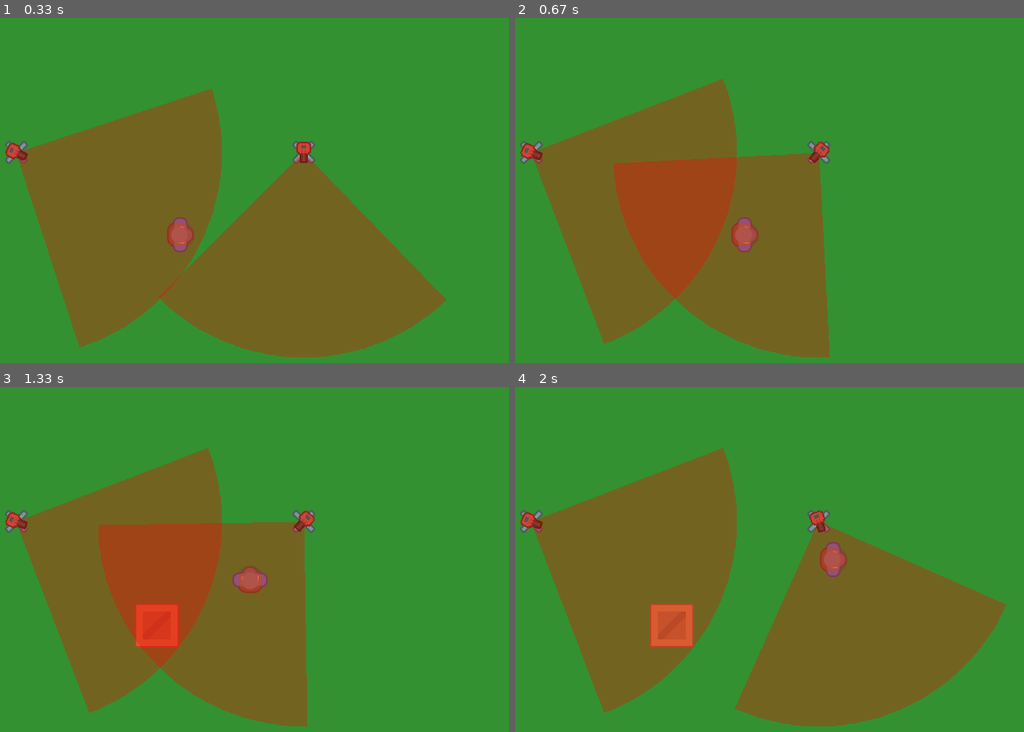
Above: before the commit, frames 1-4 (two rows, left to right).
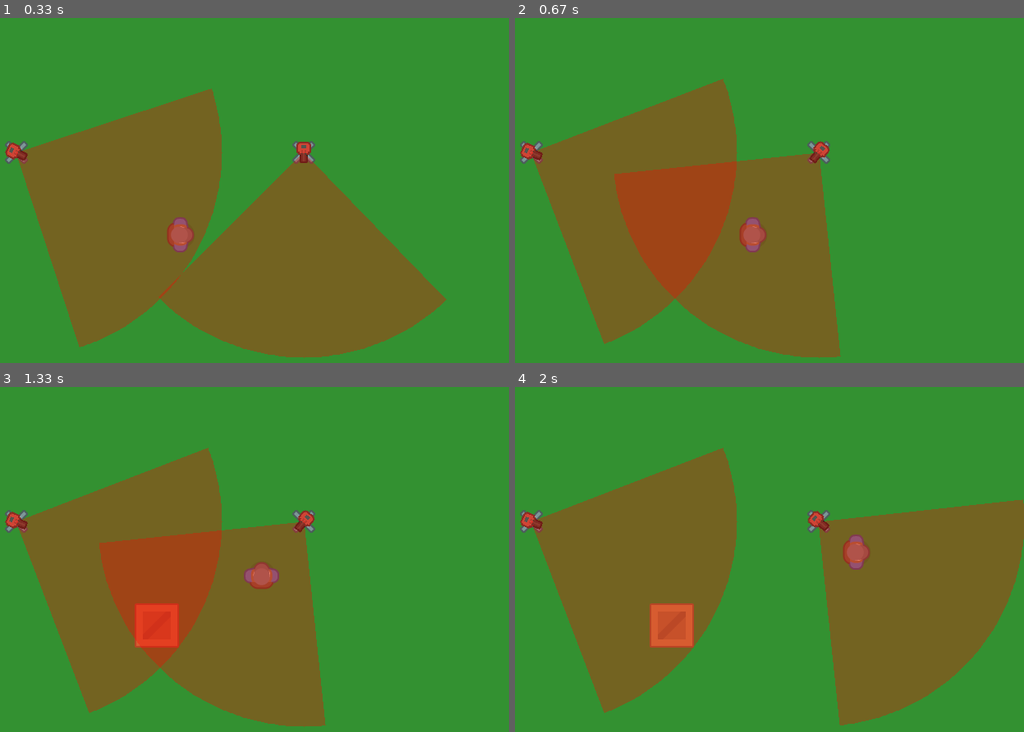
Above: after the commit, the same moments.

Repository: osbe21/line-of-sight-pygame
Game: pygame game, started from finished.py
The game is run twice, just before and just after one commit, with the same random seed, the same clock (stepped at 60 frames per second) and the same inputs.
Inputs (mouse positions are in pixels of both pictures, inside the frame that each line leads up to):
- Up to frame 1 (0.33 s): no input
- Up to frame 2 (0.67 s): hold D from 0.33 s (still down)
- Up to frame 3 (1.33 s): release D at 0.8 s; click (157, 625) at 0.88 s; hold W from 1.17 s (still down)
- Up to frame 4 (2 s): release W at 1.47 s; hold D 1.5-1.97 s

Frame 1 is identical in both runs. In frame 2, 1.7% of the frame differs, in the area x 1-65%, y 35-99%; in frame 3, 2.6%; in frame 4, 13%, in the area x 1-100%, y 32-99%.

Commit message:
Changed to use player_pos instead of player_rect

Diff:
--- a/finished.py
+++ b/finished.py
@@ -12,8 +12,8 @@
         self.stand = pg.image.load("sprites/turret_stand.png")
         self.gun = pg.image.load("sprites/turret.png")
 
-    def can_detect_player(self, player_rect, obstacles):
-        to_player = pg.Vector2(player_rect.center) - self.position
+    def can_detect_player(self, player_pos, obstacles):
+        to_player = player_pos - self.position
 
         # Too far away?
         if to_player.length() > self.max_distance:
@@ -33,15 +33,15 @@
 
         # Check if any obstacle blocks the view
         for _, rect in obstacles:
-            if rect.clipline(self.position, player_rect.center):
+            if rect.clipline(self.position, player_pos):
                 return False
 
         return True
 
-    def update_rotation(self):
-        if self.can_detect_player(player_rect, obstacles):
+    def update_rotation(self, player_pos, obstacles):
+        if self.can_detect_player(player_pos, obstacles):
             # Calculate angle from turret to player
-            direction = pg.Vector2(player_rect.center) - self.position
+            direction = player_pos - self.position
             self.angle = -degrees(atan2(direction.y, direction.x))
 
     def draw(self, screen):
@@ -72,7 +72,7 @@
 FPS = 60
 
 player = pg.image.load("sprites/player.png")
-player_rect = player.get_rect(center=(WIDTH // 2, HEIGHT // 2))
+player_pos = pg.Vector2(WIDTH // 2, HEIGHT // 2)
 player_rotation = 0
 
 obstacles = []
@@ -85,7 +85,7 @@
     rect = image.get_rect(center=pos)
     obstacles.append((image, rect))
 
-def update_player():
+def get_player_position_and_rotation():
     speed = 3.5
 
     keys = pg.key.get_pressed()
@@ -93,11 +93,11 @@
     direction = pg.Vector2(keys[pg.K_d] - keys[pg.K_a], keys[pg.K_s] - keys[pg.K_w])
 
     if direction.length() > 0:
-        player_rect.move_ip(direction.normalize() * speed)
+        player_pos + direction.normalize() * speed
 
-        return -degrees(atan2(direction.y, direction.x))
+        return (player_pos + direction.normalize() * speed, -degrees(atan2(direction.y, direction.x)))
 
-    return player_rotation
+    return (player_pos, player_rotation)
 
 
 running = True
@@ -108,16 +108,16 @@
         if event.type == pg.MOUSEBUTTONDOWN:
             create_obstacle(event.pos)
 
-    player_rotation = update_player()
-    turret_1.update_rotation()
-    turret_2.update_rotation()
+    player_pos, player_rotation = get_player_position_and_rotation()
+    turret_1.update_rotation(player_pos, obstacles)
+    turret_2.update_rotation(player_pos, obstacles)
 
     screen.fill("#339131")
 
     screen.blits(obstacles)
 
     rotated_player = pg.transform.rotate(player, player_rotation)
-    rotated_rect = rotated_player.get_rect(center=player_rect.center)
+    rotated_rect = rotated_player.get_rect(center=player_pos)
     screen.blit(rotated_player, rotated_rect)
 
     turret_1.draw(screen)
